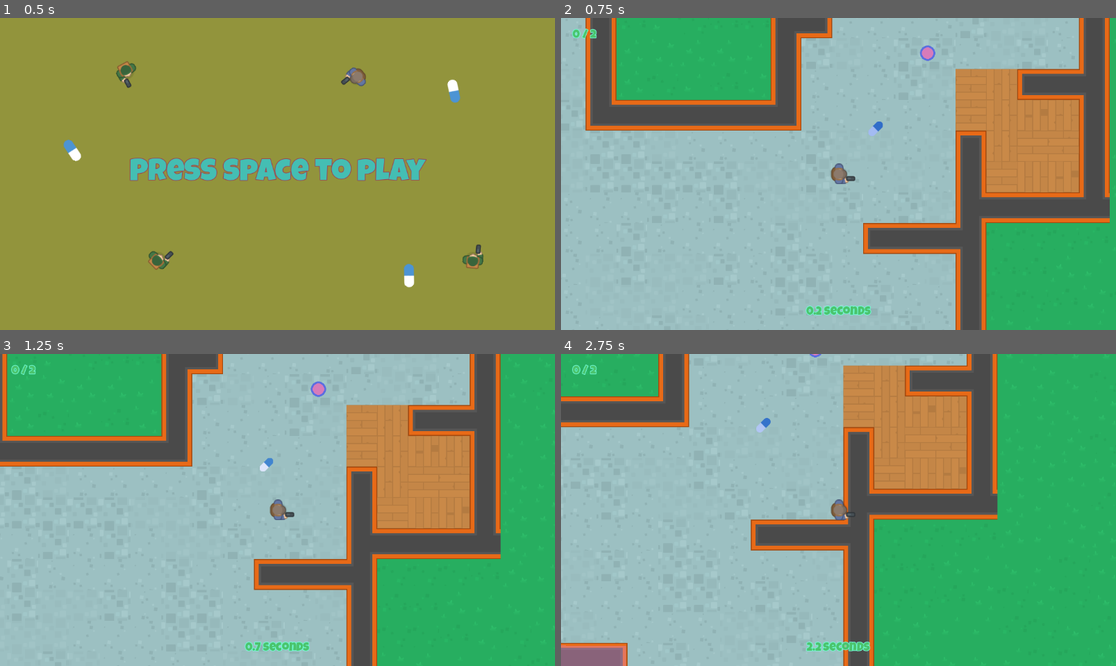
Above: before the commit, frames 1-4 (two rows, left to right).
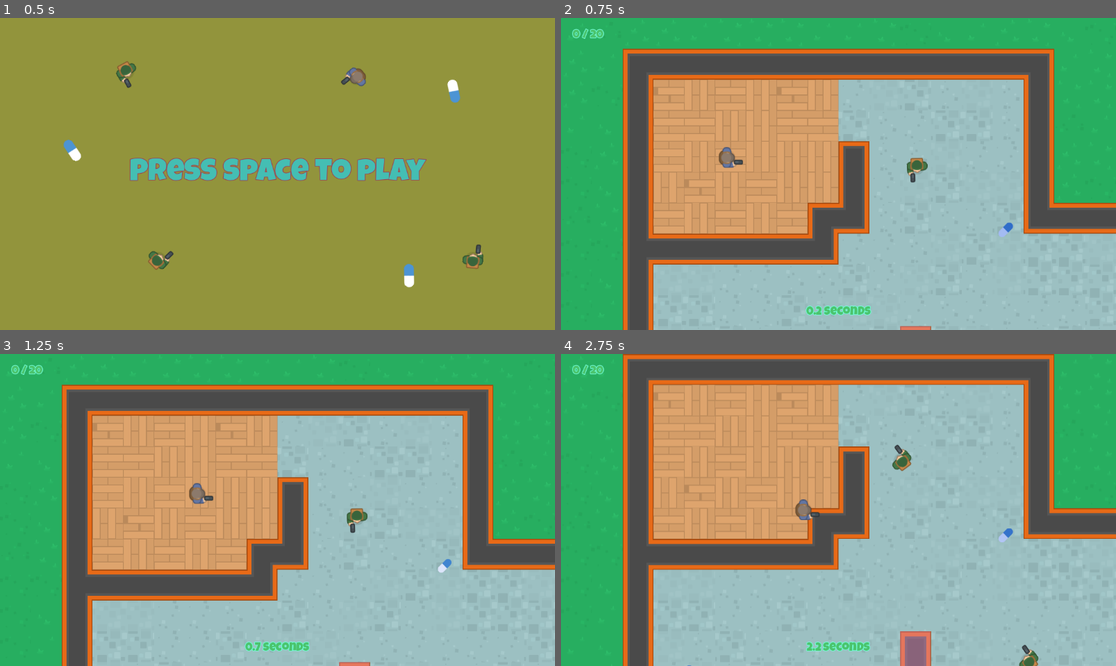
Above: after the commit, the same moments.

Repository: Esque123/Do-Not-Mind-Me
Game: Godot game, scene res://Scenes/main/main.tscn
Two runs of this game, one before a commit and one after it. Both use one fixed random seed, a clock stepped at 60 frames per second and the inputs below. Sound files missing from this copy of the repository are replaced by a short silence.
Inputs (mouse positions are in pixels of both pictures, inside the frame that each line leads up to):
- Up to frame 1 (0.5 s): no input
- Up to frame 2 (0.75 s): tap Space (press_space) at 0.5, 0.6 s; move the mouse to (960, 158) at 0.52 s; hold Right (right) from 0.53 s (still down)
- Up to frame 3 (1.25 s): keep holding Right (right)
- Up to frame 4 (2.75 s): move the mouse to (727, 525) at 1.27 s; release Right (right) at 1.28 s; hold Down (down) 1.28-2.03 s; click (727, 525) at 1.35 s; move the mouse to (894, 441) at 2.02 s; hold Right (right) from 2.03 s (still down); tap Space (press_space) at 2.1 s

Frame 1 is identical in both runs. In frame 2, 75% of the frame differs, in the area x 0-100%, y 0-100%; in frame 3, 73%; in frame 4, 80%.

Commit message:
Avoidance

Diff:
--- a/Scenes/level_map/level_map.tscn
+++ b/Scenes/level_map/level_map.tscn
@@ -372,10 +372,6 @@
 layer_4/name = "deco"
 layer_4/tile_data = PackedInt32Array()
 
-[node name="NPC" parent="." instance=ExtResource("7_wut3y")]
-position = Vector2(729, 318)
-patrol_points = NodePath("../Path1")
-
 [node name="NavigationRegion2D" type="NavigationRegion2D" parent="."]
 navigation_polygon = SubResource("NavigationPolygon_nreti")
 
@@ -433,6 +429,32 @@
 color = Color(0.885847, 0.528519, 0.739493, 0.419608)
 polygon = PackedVector2Array(664, 543, 724, 540, 718, 737, 985, 735, 985, 595, 792, 594, 791, 542, 1040, 543, 1042, 790, 664, 786)
 
+[node name="NPCS" type="Node2D" parent="."]
+
+[node name="NPC" parent="NPCS" instance=ExtResource("7_wut3y")]
+position = Vector2(729, 318)
+patrol_points = NodePath("../../Path1")
+
+[node name="NPC2" parent="NPCS" instance=ExtResource("7_wut3y")]
+position = Vector2(1000, 717)
+patrol_points = NodePath("../../Path2")
+
+[node name="NPC3" parent="NPCS" instance=ExtResource("7_wut3y")]
+position = Vector2(446, 2125)
+patrol_points = NodePath("../../Path3")
+
+[node name="NPC4" parent="NPCS" instance=ExtResource("7_wut3y")]
+position = Vector2(2084, 2146)
+patrol_points = NodePath("../../Path4")
+
+[node name="NPC5" parent="NPCS" instance=ExtResource("7_wut3y")]
+position = Vector2(3238, 1942)
+patrol_points = NodePath("../../Path5")
+
+[node name="NPC6" parent="NPCS" instance=ExtResource("7_wut3y")]
+position = Vector2(2551, 179)
+patrol_points = NodePath("../../Path6")
+
 [node name="Path1" type="Node2D" parent="."]
 
 [node name="Waypoint" parent="Path1" instance=ExtResource("8_5403t")]
@@ -453,8 +475,96 @@
 [node name="Waypoint6" parent="Path1" instance=ExtResource("8_5403t")]
 position = Vector2(1670, 287)
 
+[node name="Path2" type="Node2D" parent="."]
+
+[node name="Waypoint" parent="Path2" instance=ExtResource("8_5403t")]
+position = Vector2(1000, 789)
+
+[node name="Waypoint2" parent="Path2" instance=ExtResource("8_5403t")]
+position = Vector2(1039, 1043)
+
+[node name="Waypoint3" parent="Path2" instance=ExtResource("8_5403t")]
+position = Vector2(1666, 769)
+
+[node name="Waypoint4" parent="Path2" instance=ExtResource("8_5403t")]
+position = Vector2(1326, 1265)
+
+[node name="Waypoint5" parent="Path2" instance=ExtResource("8_5403t")]
+position = Vector2(857, 1278)
+
+[node name="Waypoint6" parent="Path2" instance=ExtResource("8_5403t")]
+position = Vector2(807, 936)
+
+[node name="Path3" type="Node2D" parent="."]
+
+[node name="Waypoint" parent="Path3" instance=ExtResource("8_5403t")]
+position = Vector2(448, 2230)
+
+[node name="Waypoint2" parent="Path3" instance=ExtResource("8_5403t")]
+position = Vector2(433, 1290)
+
+[node name="Waypoint3" parent="Path3" instance=ExtResource("8_5403t")]
+position = Vector2(1402, 1259)
+
+[node name="Waypoint4" parent="Path3" instance=ExtResource("8_5403t")]
+position = Vector2(1376, 2181)
+
+[node name="Waypoint5" parent="Path3" instance=ExtResource("8_5403t")]
+position = Vector2(1045, 1725)
+
+[node name="Path4" type="Node2D" parent="."]
+position = Vector2(794, -155)
+
+[node name="Waypoint" parent="Path4" instance=ExtResource("8_5403t")]
+position = Vector2(1376, 2306)
+
+[node name="Waypoint2" parent="Path4" instance=ExtResource("8_5403t")]
+position = Vector2(1782, 2279)
+
+[node name="Waypoint3" parent="Path4" instance=ExtResource("8_5403t")]
+position = Vector2(1875, 1932)
+
+[node name="Waypoint4" parent="Path4" instance=ExtResource("8_5403t")]
+position = Vector2(2518, 2224)
+
+[node name="Waypoint5" parent="Path4" instance=ExtResource("8_5403t")]
+position = Vector2(2279, 1544)
+
+[node name="Path5" type="Node2D" parent="."]
+position = Vector2(794, -155)
+
+[node name="Waypoint" parent="Path5" instance=ExtResource("8_5403t")]
+position = Vector2(2525, 2099)
+
+[node name="Waypoint2" parent="Path5" instance=ExtResource("8_5403t")]
+position = Vector2(2814, 2029)
+
+[node name="Waypoint3" parent="Path5" instance=ExtResource("8_5403t")]
+position = Vector2(2753, 1268)
+
+[node name="Waypoint4" parent="Path5" instance=ExtResource("8_5403t")]
+position = Vector2(1933, 949)
+
+[node name="Waypoint5" parent="Path5" instance=ExtResource("8_5403t")]
+position = Vector2(2013, 1875)
+
+[node name="Path6" type="Node2D" parent="."]
+position = Vector2(794, -155)
+
+[node name="Waypoint" parent="Path6" instance=ExtResource("8_5403t")]
+position = Vector2(1707, 339)
+
+[node name="Waypoint2" parent="Path6" instance=ExtResource("8_5403t")]
+position = Vector2(1691, 847)
+
+[node name="Waypoint3" parent="Path6" instance=ExtResource("8_5403t")]
+position = Vector2(2116, 1201)
+
+[node name="Waypoint4" parent="Path6" instance=ExtResource("8_5403t")]
+position = Vector2(2233, 616)
+
 [node name="Player" parent="." instance=ExtResource("9_6oy3p")]
-position = Vector2(1445, 538)
+position = Vector2(317, 290)
 
 [node name="Pickups" type="Node2D" parent="."]
 
@@ -462,10 +572,64 @@
 position = Vector2(1562, 444)
 
 [node name="PickUp2" parent="Pickups" instance=ExtResource("10_pmsrq")]
-position = Vector2(1562, 444)
+position = Vector2(259, 725)
+
+[node name="PickUp3" parent="Pickups" instance=ExtResource("10_pmsrq")]
+position = Vector2(923, 440)
+
+[node name="PickUp4" parent="Pickups" instance=ExtResource("10_pmsrq")]
+position = Vector2(1154, 1032)
+
+[node name="PickUp5" parent="Pickups" instance=ExtResource("10_pmsrq")]
+position = Vector2(1682, 1688)
+
+[node name="PickUp6" parent="Pickups" instance=ExtResource("10_pmsrq")]
+position = Vector2(267, 2209)
+
+[node name="PickUp7" parent="Pickups" instance=ExtResource("10_pmsrq")]
+position = Vector2(797, 2183)
+
+[node name="PickUp8" parent="Pickups" instance=ExtResource("10_pmsrq")]
+position = Vector2(2583, 1940)
+
+[node name="PickUp9" parent="Pickups" instance=ExtResource("10_pmsrq")]
+position = Vector2(1432, 2202)
+
+[node name="PickUp10" parent="Pickups" instance=ExtResource("10_pmsrq")]
+position = Vector2(2980, 1562)
+
+[node name="PickUp11" parent="Pickups" instance=ExtResource("10_pmsrq")]
+position = Vector2(3598, 1983)
+
+[node name="PickUp12" parent="Pickups" instance=ExtResource("10_pmsrq")]
+position = Vector2(3229, 1015)
+
+[node name="PickUp13" parent="Pickups" instance=ExtResource("10_pmsrq")]
+position = Vector2(2587, 463)
+
+[node name="PickUp14" parent="Pickups" instance=ExtResource("10_pmsrq")]
+position = Vector2(2908, 765)
+
+[node name="PickUp15" parent="Pickups" instance=ExtResource("10_pmsrq")]
+position = Vector2(1636, 801)
+
+[node name="PickUp16" parent="Pickups" instance=ExtResource("10_pmsrq")]
+position = Vector2(211, 1512)
+
+[node name="PickUp17" parent="Pickups" instance=ExtResource("10_pmsrq")]
+position = Vector2(2294, 1457)
+
+[node name="PickUp18" parent="Pickups" instance=ExtResource("10_pmsrq")]
+position = Vector2(1324, 1359)
+
+[node name="PickUp19" parent="Pickups" instance=ExtResource("10_pmsrq")]
+position = Vector2(3472, 1359)
+
+[node name="PickUp20" parent="Pickups" instance=ExtResource("10_pmsrq")]
+position = Vector2(729, 1252)
 
 [node name="Exit" parent="." instance=ExtResource("12_wyvsi")]
-position = Vector2(1883, 498)
+position = Vector2(3360, 129)
 
 [node name="CanvasLayer" type="CanvasLayer" parent="."]
 
--- a/Scenes/player/player.gd
+++ b/Scenes/player/player.gd
@@ -4,7 +4,7 @@
 class_name Player
 
 
-const SPEED: float = 200
+const SPEED: float = 130
 
 
 # Called when the node enters the scene tree for the first time.
--- a/Scenes/player/player.tscn
+++ b/Scenes/player/player.tscn
@@ -19,3 +19,8 @@
 shape = SubResource("CapsuleShape2D_6hhg0")
 
 [node name="Camera2D" type="Camera2D" parent="."]
+limit_left = 0
+limit_top = 0
+limit_right = 3300
+limit_bottom = 1700
+limit_smoothed = true
--- a/Scenes/waypoint/waypoint.tscn
+++ b/Scenes/waypoint/waypoint.tscn
@@ -5,4 +5,5 @@
 [node name="Waypoint" type="Marker2D"]
 
 [node name="Sprite2D" type="Sprite2D" parent="."]
+visible = false
 texture = ExtResource("1_xuilh")
--- a/npc/npc.gd
+++ b/npc/npc.gd
@@ -98,8 +98,10 @@
 	if nav_agent.is_navigation_finished() == false:
 		var next_path_position: Vector2 = nav_agent.get_next_path_position()
 		sprite_2d.look_at(next_path_position)
-		velocity = global_position.direction_to(next_path_position) * SPEED[_state]
-		move_and_slide()
+		#velocity = global_position.direction_to(next_path_position) * SPEED[_state]
+		var ini_v = global_position.direction_to(next_path_position) * SPEED[_state]
+		#move_and_slide()
+		nav_agent.set_velocity(ini_v)
 
 
 func navigate_wp() -> void:
@@ -199,3 +201,8 @@
 
 func _on_hit_area_body_entered(body):
 	SignalManager.on_game_over.emit()
+
+
+func _on_nav_agent_velocity_computed(safe_velocity):
+	velocity =safe_velocity
+	move_and_slide()
--- a/npc/npc.tscn
+++ b/npc/npc.tscn
@@ -62,6 +62,7 @@
 [node name="NavAgent" type="NavigationAgent2D" parent="."]
 path_desired_distance = 10.0
 target_desired_distance = 20.0
+avoidance_enabled = true
 
 [node name="Label" type="Label" parent="."]
 visible = false
@@ -108,5 +109,6 @@
 [node name="CollisionShape2D" type="CollisionShape2D" parent="HitArea"]
 shape = SubResource("CircleShape2D_pi8nc")
 
+[connection signal="velocity_computed" from="NavAgent" to="." method="_on_nav_agent_velocity_computed"]
 [connection signal="timeout" from="ShootTimer" to="." method="_on_timer_timeout"]
 [connection signal="body_entered" from="HitArea" to="." method="_on_hit_area_body_entered"]
